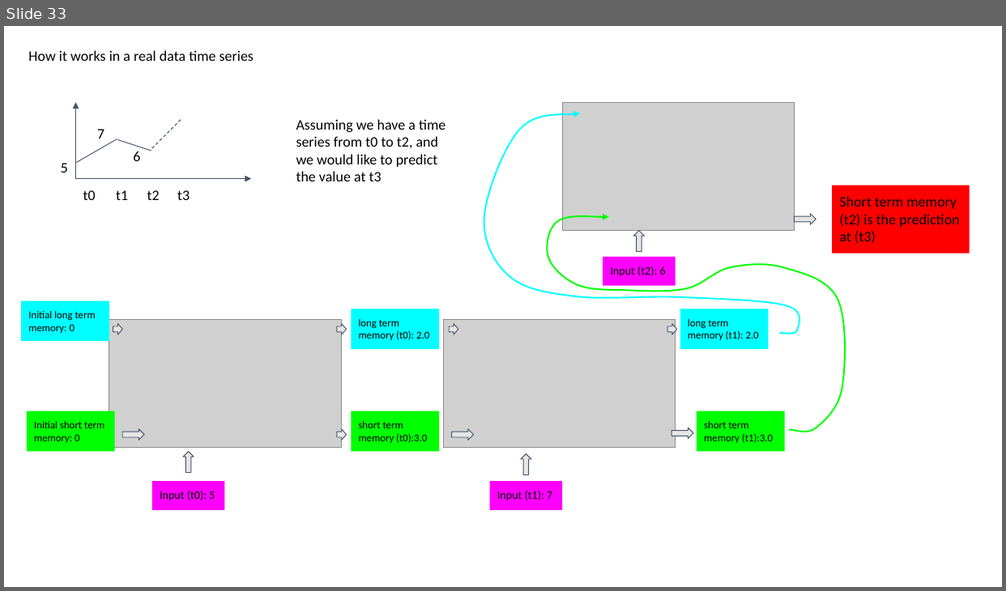
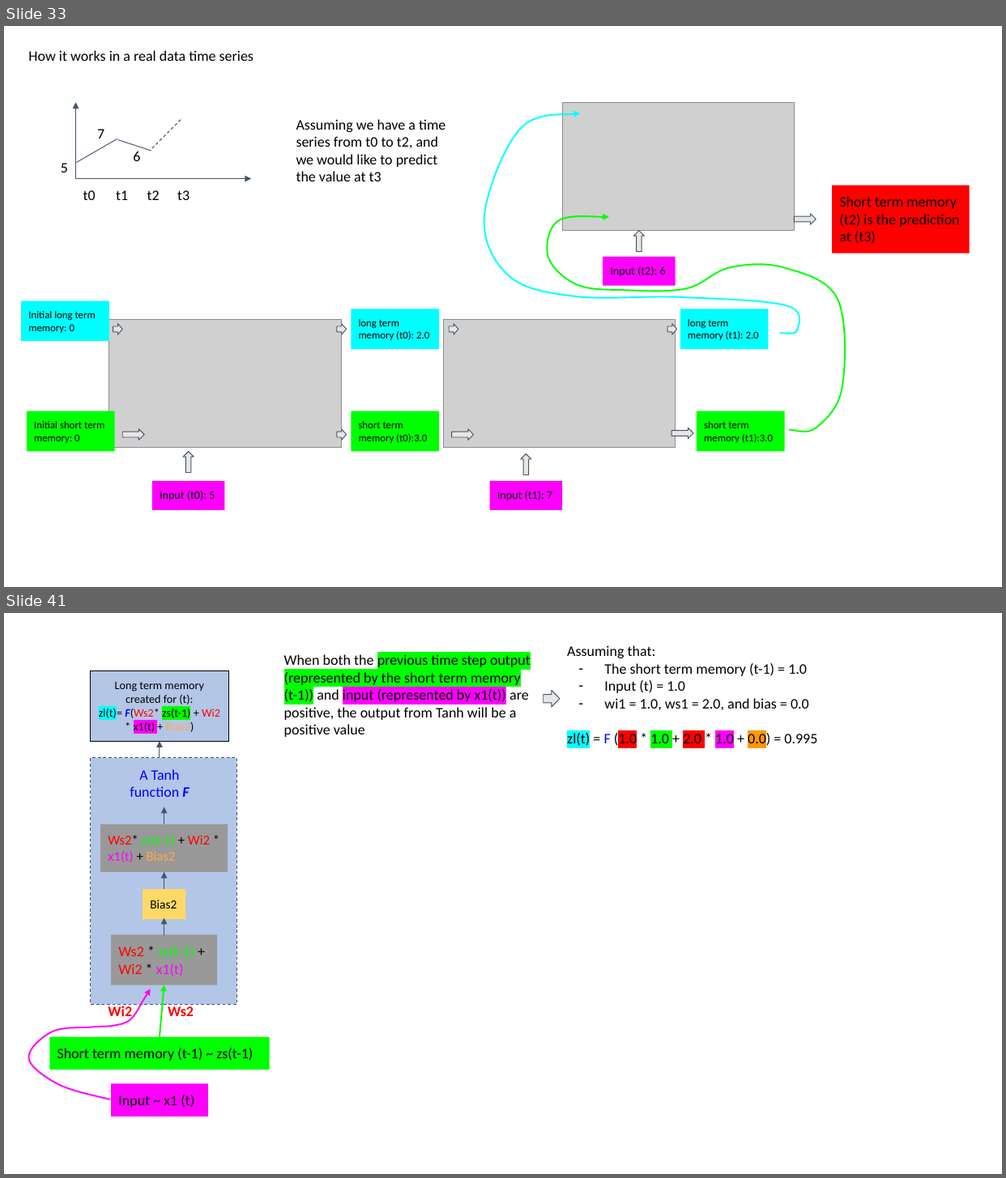
Before and after one commit to jzanetti/Sijin_ML, a slide deck: docs/source/deep_learning/slides/rnn_lstm.pptx. Shown one above the other, each under a label of ours: slide 33 before the commit, slides 33 and 41 after it; the slides between them are not shown. The pictures are 1006x591 and 1006x1178 pixels, drawn with LibreOffice and Linux fonts; fonts in the diff are those of the drawing; grey boxes stand for pictures. Boxes give left, top, right and bottom in pixels: in the first picture for what was removed or moved away, otherwise in the second. Text is boxed around its words. In the diff, an @@ line names an element or a change of style, - is before the commit and + after.

```diff
--- a/docs/source/deep_learning/slides/rnn_lstm.pptx
+++ b/docs/source/deep_learning/slides/rnn_lstm.pptx
@@ slide 41 added at [4, 613, 1002, 1174], background #FFFFFF @@
@@ text added at [284, 654, 530, 737], 14 pt, text #000000 @@
+When both the previous time step output (represented by the short term memory (t-1)) and input (represented by x1(t)) are positive, the output from Tanh will be a positive value
@@ text added at [567, 645, 817, 747], 14 pt, text #000000 @@
+Assuming that:
+– The short term memory (t-1) = 1.0
+– Input (t) = 1.0
+– wi1 = 1.0, ws1 = 2.0, and bias = 0.0
+zl(t) = F (1.0 * 1.0 + 2.0 * 1.0 + 0.0) = 0.995
@@ rectangle added at [91, 671, 228, 741], fill #B3C6E7, outline #000000 0.75 pt, 11 pt, text #000000 @@
+Long term memory created for (t):
+zl(t)= F(Ws2* zs(t-1) + Wi2 * x1(t) + Bias2)
@@ right arrow added at [543, 690, 560, 707], fill #E7E6E6, outline #44546A 0.75 pt @@
@@ rectangle added at [91, 758, 236, 1005], fill #B3C6E7, outline #44546A 0.75 pt dashed @@
@@ arrow added from (160, 758) to (160, 741), #44546A 0.75 pt @@
@@ text added at [130, 769, 189, 797], 14 pt, text #0000FF @@
+A Tanh function F
@@ arrow added from (164, 824) to (164, 807), #44546A 0.75 pt @@
@@ rectangle added at [100, 824, 228, 872], fill #999999, 13 pt, text #00FF00 @@
+Ws2* zs(t-1) + Wi2 * x1(t) + Bias2
@@ arrow added from (164, 889) to (164, 872), #44546A 0.75 pt @@
@@ rectangle added at [143, 889, 185, 919], fill #FFD966, 12 pt, text #000000 @@
+Bias2
@@ arrow added from (164, 935) to (164, 918), #44546A 0.75 pt @@
@@ rectangle added at [111, 935, 217, 985], fill #999999, 14 pt, text #00FF00 @@
+Ws2 * zs(t-1) + Wi2 * x1(t)
@@ freeform shape added at [28, 989, 151, 1100], outline #FF00FF 1.5 pt @@
@@ arrow added from (160, 1037) to (164, 985), #00FF00 1.5 pt @@
@@ text added at [108, 1004, 132, 1020], 14 pt, text #FF0000, bold @@
+Wi2
@@ text added at [168, 1004, 194, 1016], 14 pt, text #FF0000, bold @@
+Ws2
@@ rectangle added at [49, 1037, 270, 1071], fill #00FF00, 14 pt, text #000000 @@
+Short term memory (t-1) ~ zs(t-1)
@@ rectangle added at [111, 1084, 207, 1117], fill #FF00FF, 14 pt, text #000000 @@
+Input ~ x1 (t)
```
Also in this commit, not shown: 13 other slides added, 2 other files.
